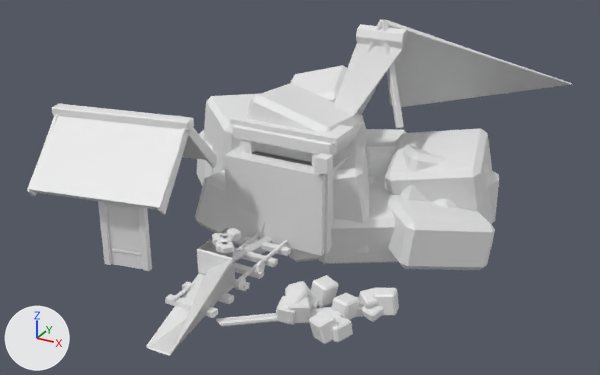
A saved change to the glTF model public/buildings/ironMine_3.glb.
Both versions are drawn from a 50 mm camera at (9.04, -16.2, 9.15) aimed at (0.41, -0.52, 1.31). Every picture has the same lights, and +X, +Y and +Z are marked at lower left. The older version comes first. Vertices at exactly the same position are counted once.

In view in the first picture: 'ironMine_3'.
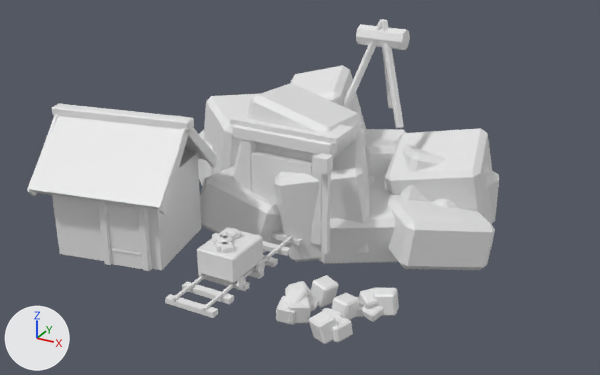
Where the change shows, as pixel boxes (x1, y1, x2, y2) in the pictures (600 x 375 px; the box of a moved part takes in the faces that stretch with it):
'ironMine_3', reshaped (13% narrower)
    before: (27, 19, 572, 356)
    after: (27, 19, 499, 344)
part 1 of me_ironmine_3, moved or reshaped
    before: (224, 144, 364, 256)
    after: (52, 151, 201, 270)
part 2 of me_ironmine_3, moved or reshaped
    before: (146, 258, 332, 356)
    after: (198, 227, 263, 282)
part 3 of me_ironmine_3, moved or reshaped
    before: (232, 43, 402, 262)
    after: (204, 33, 410, 279)
part 4 of me_ironmine_3, moved or reshaped
    before: (382, 19, 572, 107)
    after: (382, 19, 393, 108)

Patch to the scene script:
```diff
--- a/public/buildings/ironMine_3.glb.py
+++ b/public/buildings/ironMine_3.glb.py
@@ me_ironmine_3 @@
-me_ironmine_3.from_pydata(...)  # 1550 vertices, 2788 faces; spans x -4.89..5.38, y -5.63..5.15, z -0.73..4.82
-me_ironmine_3.vertices[474].co = (-0.23, -5.63, -0.26)  # pixel (145, 346)
-me_ironmine_3.vertices[475].co = (-0.2, -5.6, -0.26)  # pixel (147, 345)
-me_ironmine_3.vertices[476].co = (-0.2, -5.63, -0.29)  # pixel (147, 348)
-me_ironmine_3.vertices[477].co = (0.37, -5.63, -0.26)  # pixel (170, 354)
-me_ironmine_3.vertices[478].co = (0.34, -5.63, -0.29)  # pixel (169, 355)
-me_ironmine_3.vertices[479].co = (0.34, -5.6, -0.26)  # pixel (170, 353)
-me_ironmine_3.vertices[1048].co = (0.57, -4.36, -0.13)  # pixel (215, 320)
-me_ironmine_3.vertices[1049].co = (0.56, -4.31, -0.13)  # pixel (216, 318)
-me_ironmine_3.vertices[1336].co = (0.25, 0.0, 1.2)
-me_ironmine_3.vertices[1337].co = (0.25, 0.0, 0.0)
-me_ironmine_3.vertices[1338].co = (0.18, 0.18, 1.2)
-me_ironmine_3.vertices[1339].co = (0.18, 0.18, 0.0)
-me_ironmine_3.vertices[1340].co = (0.0, 0.25, 1.2)
-me_ironmine_3.vertices[1341].co = (0.0, 0.25, 0.0)
-me_ironmine_3.vertices[1454].co = (0.15, 0.0, 0.06)
-me_ironmine_3.vertices[1455].co = (0.15, 0.0, 0.0)
-me_ironmine_3.vertices[1456].co = (0.11, 0.11, 0.06)
-me_ironmine_3.vertices[1457].co = (0.11, 0.11, 0.0)
-me_ironmine_3.vertices[1458].co = (0.0, 0.15, 0.06)
-me_ironmine_3.vertices[1459].co = (0.0, 0.15, 0.0)
-me_ironmine_3.vertices[1314].co = (5.35, 4.33, 3.26)  # pixel (571, 84)
-me_ironmine_3.vertices[1315].co = (5.38, 4.35, 3.26)  # pixel (572, 84)
-me_ironmine_3.vertices[1316].co = (5.36, 4.36, 3.28)  # pixel (571, 83)
-me_ironmine_3.vertices[1317].co = (2.98, 5.15, 3.26)
-me_ironmine_3.vertices[1318].co = (3.0, 5.12, 3.26)
-me_ironmine_3.vertices[1319].co = (3.01, 5.14, 3.28)
+me_ironmine_3.from_pydata(...)  # 1550 vertices, 2788 faces; spans x -4.89..4.67, y -4.5..4.36, z -0.73..4.82
+# me_ironmine_3 part 1: the loose piece of 8 vertices spanning x -1.3..1.3, y -1.1..1.1, z 0.0..2.0 is turned 11.5 degrees about the z axis through its middle, then moved by (-3.0, -2.6, 0.0)
+# me_ironmine_3 part 2
+for i in [1050, 1053, 1054]: me_ironmine_3.vertices[i].co += Vector((2.54, 1.87, 0.0))
+for i in [1051, 1052, 1055]: me_ironmine_3.vertices[i].co += Vector((2.54, 1.88, 0.0))
+me_ironmine_3.vertices[474].co = (0.44, -2.33, 0.25)  # pixel (261, 260)
+me_ironmine_3.vertices[475].co = (0.44, -2.3, 0.28)  # pixel (262, 258)
+me_ironmine_3.vertices[476].co = (0.47, -2.33, 0.28)  # pixel (263, 259)
+me_ironmine_3.vertices[477].co = (0.44, -2.33, 0.85)  # pixel (261, 236)
+me_ironmine_3.vertices[478].co = (0.47, -2.33, 0.82)  # pixel (262, 237)
+me_ironmine_3.vertices[479].co = (0.44, -2.3, 0.82)  # pixel (262, 236)
+me_ironmine_3.vertices[1048].co = (3.15, -2.44, -0.13)
+me_ironmine_3.vertices[1049].co = (3.15, -2.38, -0.13)
+# me_ironmine_3 part 3
+me_ironmine_3.vertices[1336].co = (1.8, 2.2, 4.15)  # pixel (405, 50)
+me_ironmine_3.vertices[1337].co = (0.6, 2.2, 4.15)  # pixel (359, 44)
+me_ironmine_3.vertices[1338].co = (1.8, 2.38, 4.22)  # pixel (408, 45)
+me_ironmine_3.vertices[1339].co = (0.6, 2.38, 4.22)
+me_ironmine_3.vertices[1340].co = (1.8, 2.45, 4.4)  # pixel (409, 37)
+me_ironmine_3.vertices[1341].co = (0.6, 2.45, 4.4)
+me_ironmine_3.vertices[1454].co = (-0.42, -3.3, 0.03)  # pixel (205, 278)
+me_ironmine_3.vertices[1455].co = (-0.48, -3.3, 0.03)  # pixel (202, 278)
+me_ironmine_3.vertices[1456].co = (-0.42, -3.19, 0.07)
+me_ironmine_3.vertices[1457].co = (-0.48, -3.19, 0.07)
+me_ironmine_3.vertices[1458].co = (-0.42, -3.15, 0.18)
+me_ironmine_3.vertices[1459].co = (-0.48, -3.15, 0.18)
+# me_ironmine_3 part 4
+me_ironmine_3.vertices[1314].co = (1.14, 2.13, 4.75)  # pixel (380, 22)
+me_ironmine_3.vertices[1315].co = (1.14, 2.15, 4.78)  # pixel (380, 21)
+me_ironmine_3.vertices[1316].co = (1.12, 2.16, 4.76)  # pixel (379, 22)
+me_ironmine_3.vertices[1317].co = (1.14, 2.95, 2.38)  # pixel (389, 107)
+me_ironmine_3.vertices[1318].co = (1.14, 2.92, 2.4)  # pixel (388, 107)
+me_ironmine_3.vertices[1319].co = (1.12, 2.94, 2.41)  # pixel (388, 107)
 me_ironmine_3.materials.append(mat_rock)
```
